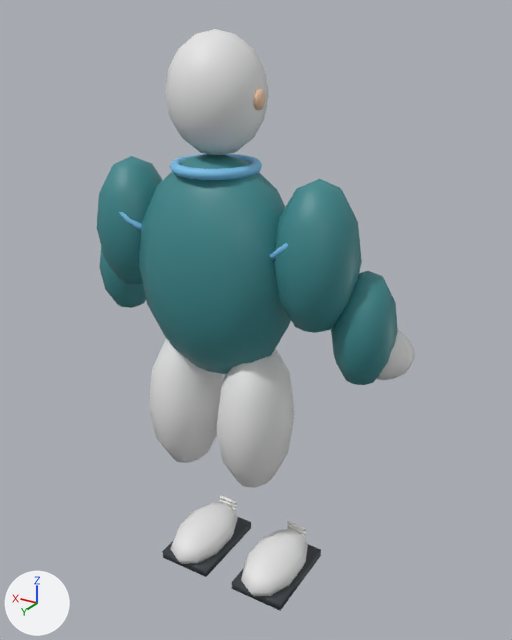
Two versions of the Blender file assets/characters/practice-bowler.blend, one commit apart.
The view is the same before and after, from a 50 mm camera at (-1.029, 1.517, 1.71) aimed at (-0.054, -0.109, 0.897). The lights are fixed; the arrows at lower left show +X, +Y and +Z. The picture after the commit comes second.

Names of what the first picture shows: 'Forearm L', 'Forearm R', 'Head', 'Player Detail | Jersey Collar', 'Player Detail | Shoe Sole L', 'Shirt', 'Shoe L', 'Shoe R', 'Trouser L', 'Trouser R', 'Upper Arm L', 'Upper Arm R' and 9 more.
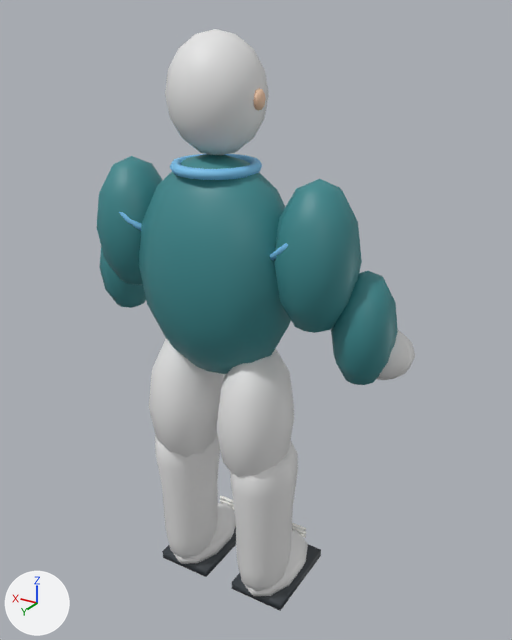
Edits to the bpy script that builds the scene:
```text
Add me_lower_leg_r_mesh:
    me_lower_leg_r_mesh.from_pydata(...)  # 70 vertices, 62 faces; spans x 0.05..0.23, y -0.137..0.107, z 0.065..0.535
    me_lower_leg_r_mesh.polygons.foreach_set('use_smooth', [True] * 62)
    me_lower_leg_r_mesh.materials.append(mat_trouser)  # white #e7e7e7
Add me_lower_leg_l_mesh:
    me_lower_leg_l_mesh.from_pydata(...)  # 70 vertices, 62 faces; spans x -0.23..-0.05, y -0.137..0.107, z 0.065..0.535
    me_lower_leg_l_mesh.polygons.foreach_set('use_smooth', [True] * 62)
    me_lower_leg_l_mesh.materials.append(mat_trouser)  # white #e7e7e7
Add ob_lower_leg_r:
    ob_lower_leg_r = bpy.data.objects.new('Lower Leg R', me_lower_leg_r_mesh)
    ob_lower_leg_r.location = (0.0, 0.0, 0.0)
Add ob_lower_leg_l:
    ob_lower_leg_l = bpy.data.objects.new('Lower Leg L', me_lower_leg_l_mesh)
    ob_lower_leg_l.location = (0.0, 0.0, 0.0)
```

Pixel boxes [x1, y1, x2, y2] of what changed, in the pictures (512 x 640 px):
'Lower Leg L', added: after [230, 440, 298, 591]
'Lower Leg R', added: after [155, 435, 220, 559]
'Shoe L', unchanged, covered by the edit: [241, 529, 308, 596] in both
'Shoe R', unchanged, covered by the edit: before [171, 503, 238, 564]; after [173, 503, 236, 564]
